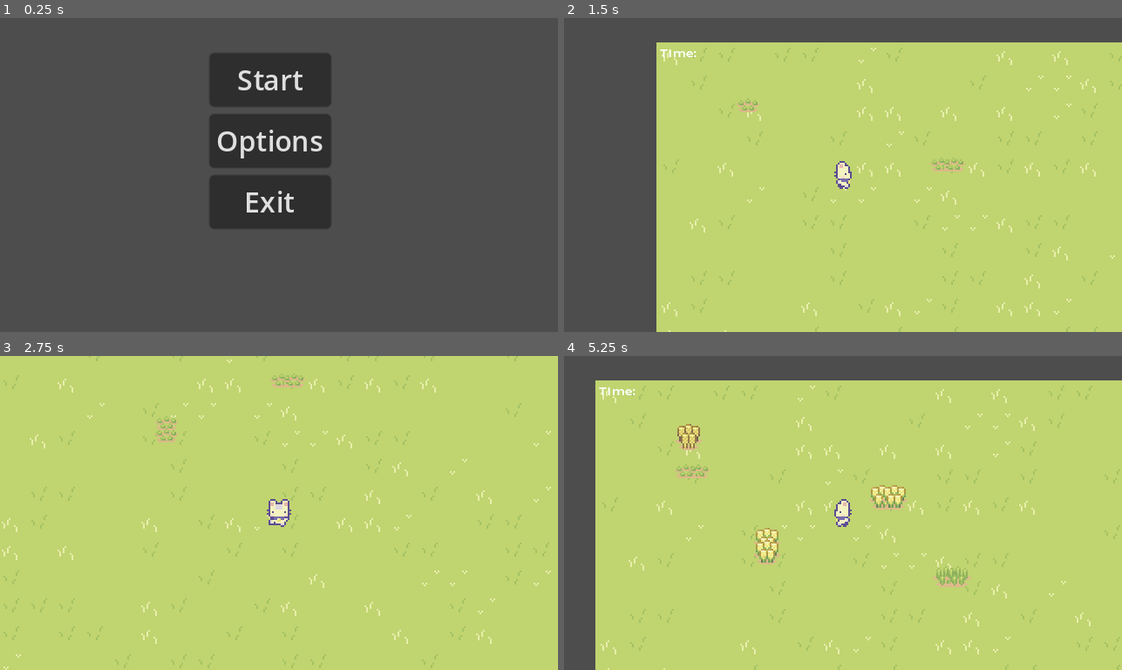
Above: before the commit, frames 1-4 (two rows, left to right).
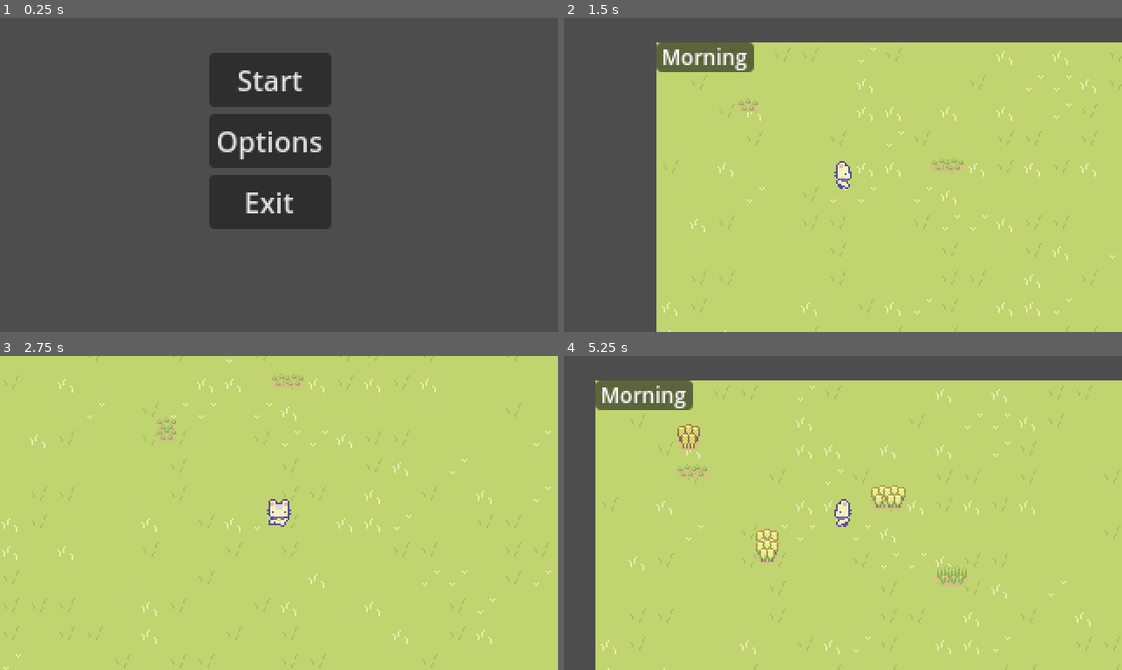
Above: after the commit, the same moments.

Repository: egd3025/everbloom
Game: Godot game, scene res://start_menu.tscn
Two runs of this game, one before a commit and one after it. Both use one fixed random seed, a clock stepped at 60 frames per second and the inputs below.
Inputs (mouse positions are in pixels of both pictures, inside the frame that each line leads up to):
- Up to frame 1 (0.25 s): no input
- Up to frame 2 (1.5 s): click "Start" at 0.5 s; move the mouse to (965, 159) at 1.27 s; hold Right (ui_right) from 1.28 s (still down); click (965, 159) at 1.35 s
- Up to frame 3 (2.75 s): move the mouse to (167, 528) at 2.02 s; release Right (ui_right) at 2.03 s; hold Down (ui_down) from 2.03 s (still down); click (167, 528) at 2.1 s
- Up to frame 4 (5.25 s): move the mouse to (898, 443) at 2.77 s; release Down (ui_down) at 2.78 s; hold Right (ui_right) 2.78-3.53 s; click (898, 443) at 2.85 s; move the mouse to (815, 575) at 3.52 s; hold Up (ui_up) 3.53-4.28 s; click (815, 575) at 3.6 s; move the mouse to (1010, 560) at 4.27 s; hold Left (ui_left) from 4.28 s (still down); click (1010, 560) at 4.35 s; move the mouse to (675, 465) at 5.02 s; click (675, 465) at 5.1 s

The runs differ from the first frame. In frame 1, 0.9% of the frame differs, in the area x 39-58%, y 16-63%; in frame 2, 1.6%; in frame 3, 0.1%; in frame 4, 2.0%, in the area x 5-73%, y 7-74%.

Commit message:
Time Status
Changes to Afternoon after 10 seconds. Will work with that later.

Diff:
--- /dev/null
+++ b/EverBloom/World/DayTimer.gd
@@ -0,0 +1,6 @@
+extends Panel
+
+
+func _on_timer_timeout():
+	get_node("DayCycle_Label").text = "Afternoon"
+	pass # Replace with function body.
--- a/EverBloom/World/world.tscn
+++ b/EverBloom/World/world.tscn
@@ -6,6 +6,7 @@
 [ext_resource type="Script" path="res://World/WorldGen.gd" id="2_rlebr"]
 [ext_resource type="Texture2D" uid="uid://br34h1te2q78s" path="res://cup_noodle/Basic Charakter Spritesheet.png" id="4_h38wm"]
 [ext_resource type="PackedScene" uid="uid://byhgnas87o1gb" path="res://Plants/Plant.tscn" id="6_sfo2u"]
+[ext_resource type="Script" path="res://World/DayTimer.gd" id="7_qxuh3"]
 
 [sub_resource type="CapsuleShape2D" id="CapsuleShape2D_cplsi"]
 radius = 4.0
@@ -158,13 +159,22 @@
 [node name="Plant" parent="." instance=ExtResource("6_sfo2u")]
 position = Vector2(53, 33)
 
-[node name="Label" type="Label" parent="."]
-offset_left = 2.0
-offset_top = 2.0
-offset_right = 26.0
-offset_bottom = 14.0
-scale = Vector2(1, 0.699282)
-theme_override_font_sizes/font_size = 8
-text = "Time: "
+[node name="Panel" type="Panel" parent="."]
+offset_right = 56.0
+offset_bottom = 17.0
+script = ExtResource("7_qxuh3")
+
+[node name="DayCycle_Label" type="Label" parent="Panel"]
+layout_mode = 0
+offset_right = 56.0
+offset_bottom = 17.0
+theme_override_font_sizes/font_size = 12
+text = "Morning"
 horizontal_alignment = 1
 vertical_alignment = 1
+
+[node name="Timer" type="Timer" parent="Panel"]
+wait_time = 10.0
+autostart = true
+
+[connection signal="timeout" from="Panel/Timer" to="Panel" method="_on_timer_timeout"]
--- a/EverBloom/project.godot
+++ b/EverBloom/project.godot
@@ -21,7 +21,7 @@
 window/size/viewport_height=180
 window/size/window_width_override=1280
 window/size/window_height_override=720
-window/stretch/mode="canvas_items"
+window/stretch/mode="viewport"
 
 [input]
 
Not shown: 1 places in EverBloom/World/world.tscn that only renumber resources
